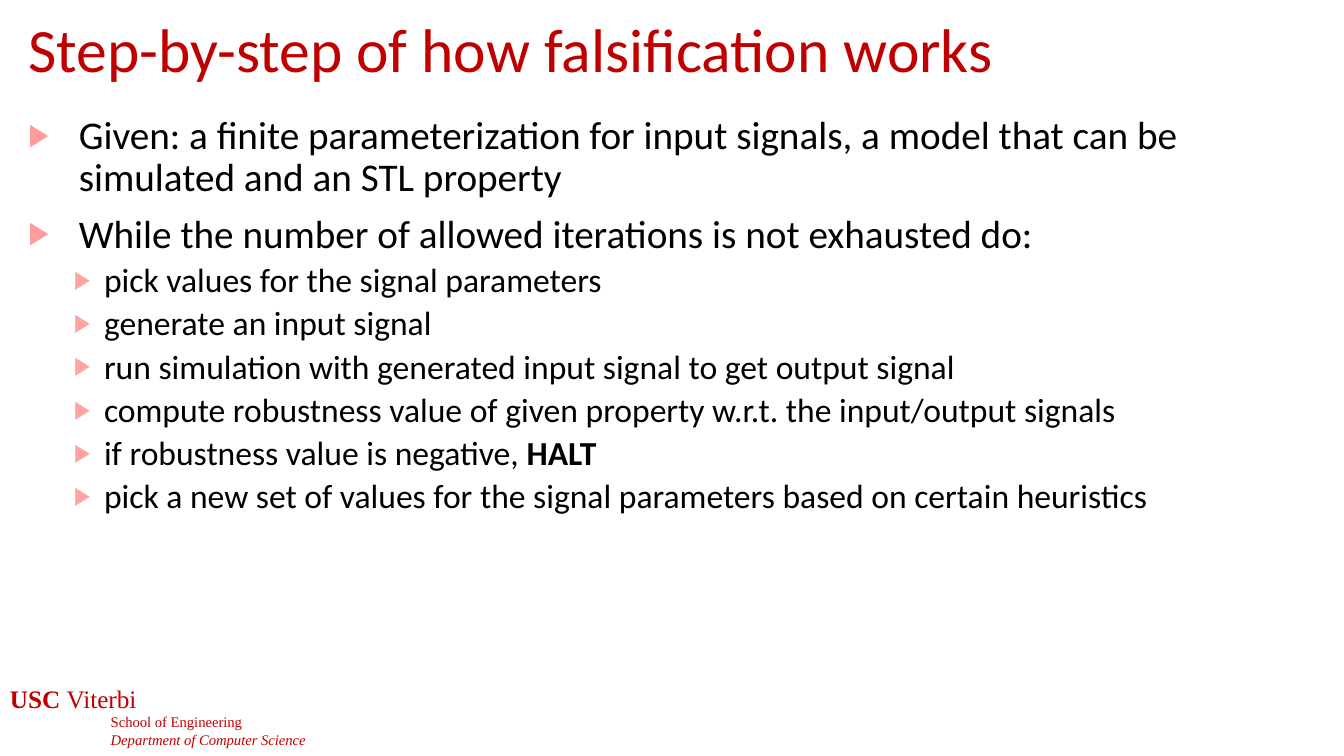
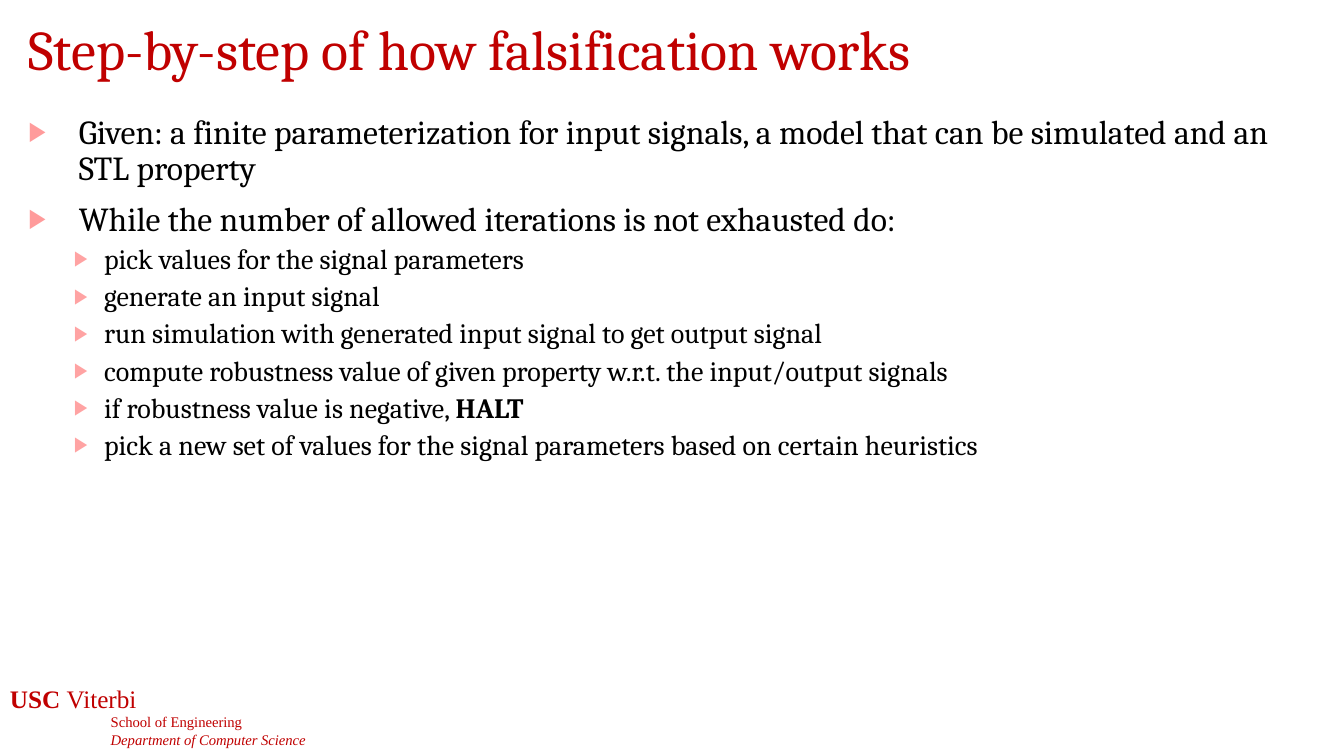
Before and after one commit to jdeshmukh/jdeshmukh.github.io, a slide deck: slide 42 of teaching/cs513-autocps-fall-2026/slides/7-STL.pptx. Drawn at 1344x756 pixels with LibreOffice and Linux fonts; fonts in the diff are those of the drawing; background and template pictures are left out. Boxes give left, top, right and bottom in pixels: in the first picture for what was removed or moved away, otherwise in the second. Text is boxed around its words. In the diff, an @@ line names an element or a change of style, - is before the commit and + after.

```diff
--- a/teaching/cs513-autocps-fall-2026/slides/7-STL.pptx
+++ b/teaching/cs513-autocps-fall-2026/slides/7-STL.pptx
@@ title "Step-by-step of how falsification works" at [28, 30, 910, 83]: size 44 to 40 pt, font Calibri to Cambria @@
@@ text "Given: a finite parameterization for ..." at [79, 120, 1269, 461]: size 28 to 24 pt in "Given: a finite parameterization for input signals, ...", "While the number of allowed iterations is ..."; font Calibri to Cambria; size 24 to 20 pt in "pick values for the signal parameters", "generate an input signal", "run simulation with generated input signal to ...", "compute robustness value of given property w.r.t. ..." and 2 more places @@
```
Also in this commit, not shown: 47 other slides changed, 3 other files.
